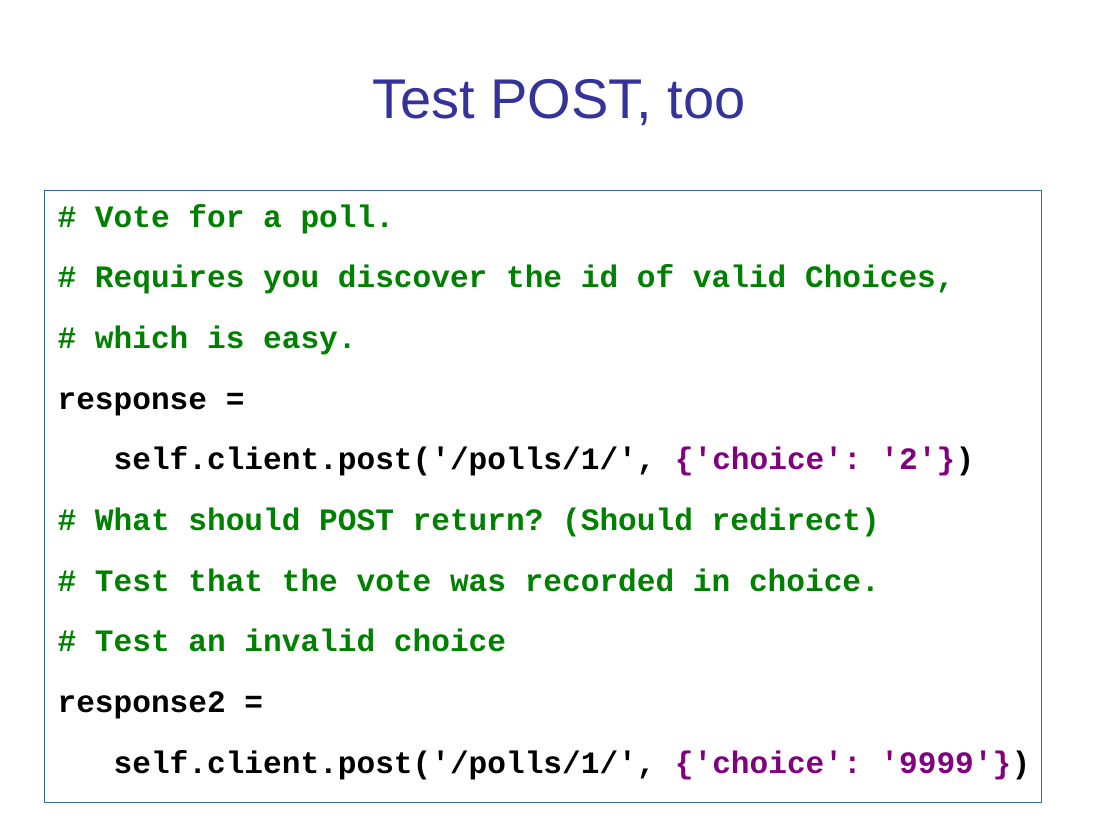
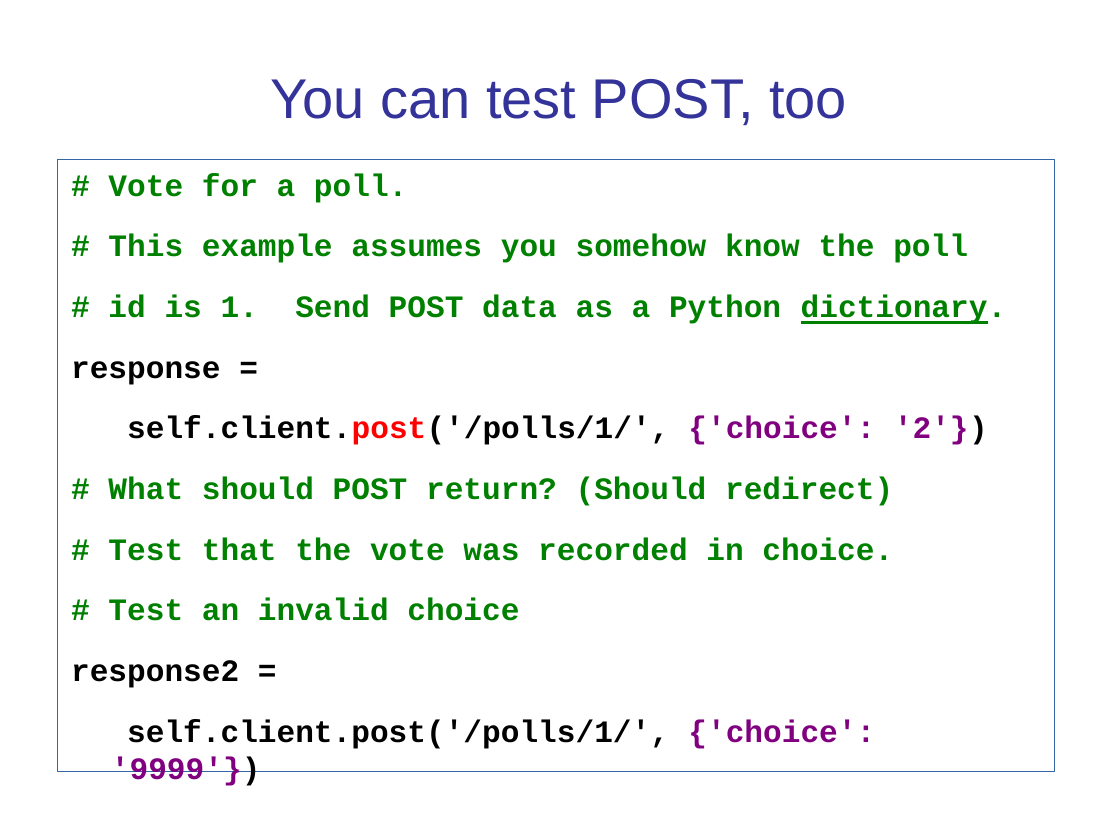
Before and after one commit to cpske/ISP, a slide deck: slide 16 of testing/WebTesting.ppt (slide 12 before the commit). Drawn at 1120x840 pixels with LibreOffice and Linux fonts; fonts in the diff are those of the drawing. Boxes give left, top, right and bottom in pixels: in the first picture for what was removed or moved away, otherwise in the second. Text is boxed around its words. In the diff, an @@ line names an element or a change of style, - is before the commit and + after.

```diff
--- a/testing/WebTesting.ppt
+++ b/testing/WebTesting.ppt
@@ title at box(270, 79, 847, 125): text changed @@
-Test POST, too
+You can test POST, too
@@ text "# Vote for a poll.": place and size @@
-text "# Vote for a poll." at box(45, 190, 1042, 802)
+text "# Vote for a poll." at box(58, 159, 1055, 771)
@@ text at box(108, 234, 1007, 324): text changed @@
-# Requires you discover the id of valid Choices,
-# which is easy.
+# This example assumes you somehow know the poll
+# id is 1. Send POST data as a Python dictionary.
@@ text at box(127, 416, 988, 445): text colour #000000 to #FF0000 in "self.client.post('/polls/1/'," @@
```
Also in this commit, not shown: 9 other slides changed, 4 slides added, 1 other file.
